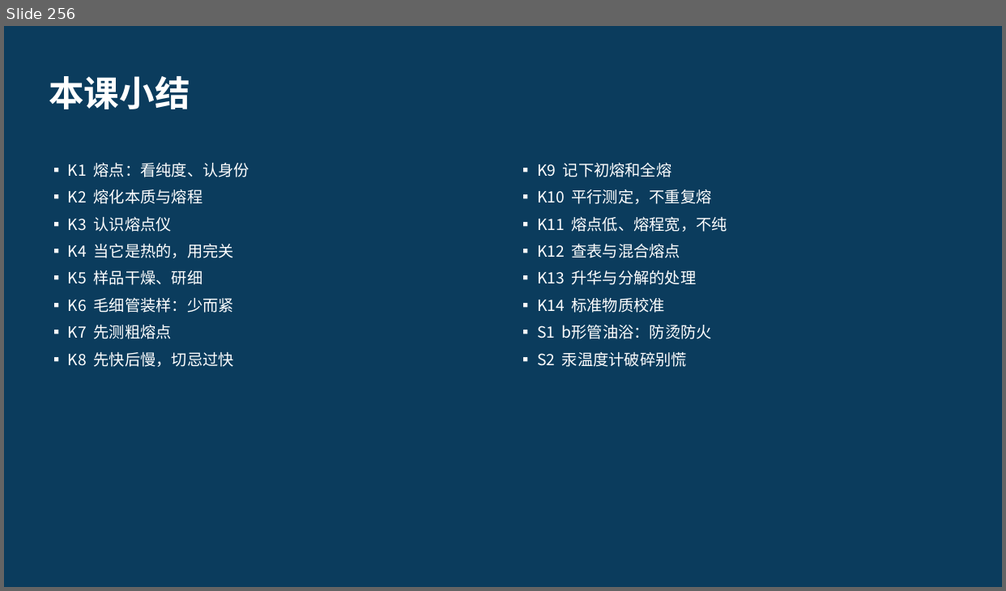
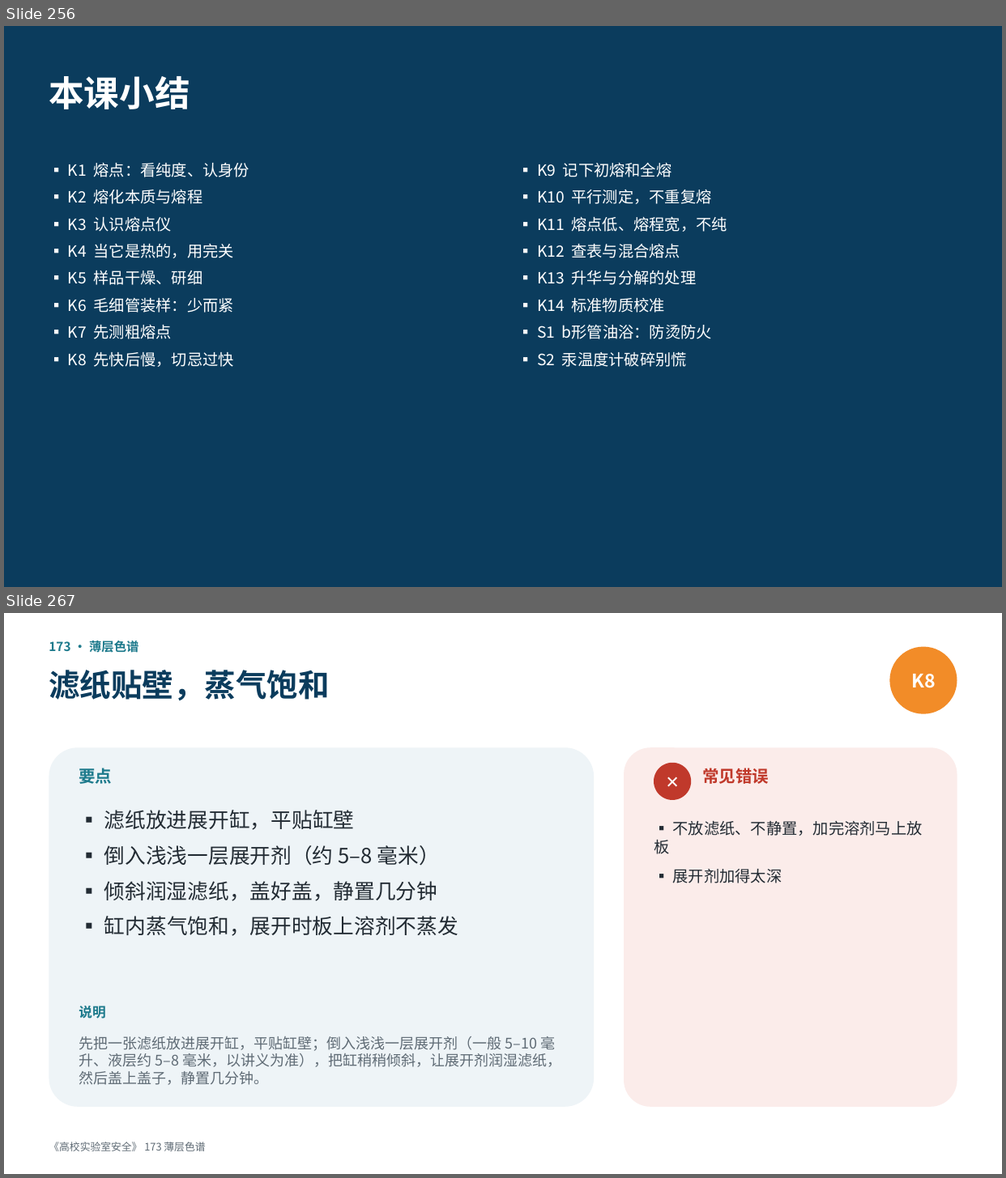
Before and after one commit to hanrongwx-max/videoyoutubo, a slide deck: course/高校实验室安全/课件/第15章_实验基本技能.pptx. Shown one above the other, each under a label of ours: slide 256 before the commit, slides 256 and 267 after it; the slides between them are not shown. The pictures are 1006x591 and 1006x1178 pixels, drawn with LibreOffice and Linux fonts; fonts in the diff are those of the drawing. Boxes give left, top, right and bottom in pixels: in the first picture for what was removed or moved away, otherwise in the second. Text is boxed around its words. In the diff, an @@ line names an element or a change of style, - is before the commit and + after.

```diff
--- a/course/高校实验室安全/课件/第15章_实验基本技能.pptx
+++ b/course/高校实验室安全/课件/第15章_实验基本技能.pptx
@@ slide 267 added at bbox=[4, 613, 1002, 1174], background #FFFFFF @@
@@ text added at bbox=[49, 641, 139, 653], 12 pt, text #1D7A8C, bold @@
+173 · 薄层色谱
@@ ellipse added at bbox=[889, 647, 957, 714], fill #F28C28, 18 pt, text #FFFFFF, bold @@
+K8
@@ text added at bbox=[49, 670, 329, 700], 30 pt, text #0B3C5D, bold @@
+滤纸贴壁，蒸气饱和
@@ rounded rectangle added at bbox=[49, 747, 594, 1107], fill #EEF4F7 @@
@@ rounded rectangle added at bbox=[624, 747, 957, 1107], fill #FBECEA @@
@@ text added at bbox=[79, 768, 112, 784], 16 pt, text #1D7A8C, bold @@
+要点
@@ ellipse added at bbox=[654, 763, 691, 800], fill #C0392B, 16 pt, text #FFFFFF, bold @@
+✕
@@ text added at bbox=[702, 768, 769, 784], 16 pt, text #C0392B, bold @@
+常见错误
@@ text added at bbox=[104, 810, 458, 936], 20 pt, text #222B33 @@
+▪ 滤纸放进展开缸，平贴缸壁
+▪ 倒入浅浅一层展开剂（约 5–8 毫米）
+▪ 倾斜润湿滤纸，盖好盖，静置几分钟
+▪ 缸内蒸气饱和，展开时板上溶剂不蒸发
@@ text added at bbox=[654, 821, 923, 884], 15 pt, text #222B33 @@
+▪ 不放滤纸、不静置，加完溶剂马上放板
+▪ 展开剂加得太深
@@ text added at bbox=[79, 1006, 105, 1019], 13 pt, text #1D7A8C, bold @@
+说明
@@ text added at bbox=[79, 1037, 561, 1085], 14 pt, text #5F6B75 @@
+先把一张滤纸放进展开缸，平贴缸壁；倒入浅浅一层展开剂（一般 5–10 毫升、液层约 5–8 毫米，以讲义为准），把缸稍稍倾斜，让展开剂润湿滤纸，然后盖上盖子，静置几分钟。
@@ text added at bbox=[49, 1142, 205, 1152], 10 pt, text #5F6B75 @@
+《高校实验室安全》 173 薄层色谱
```
Also in this commit, not shown: 27 other slides added, 2 other files.
